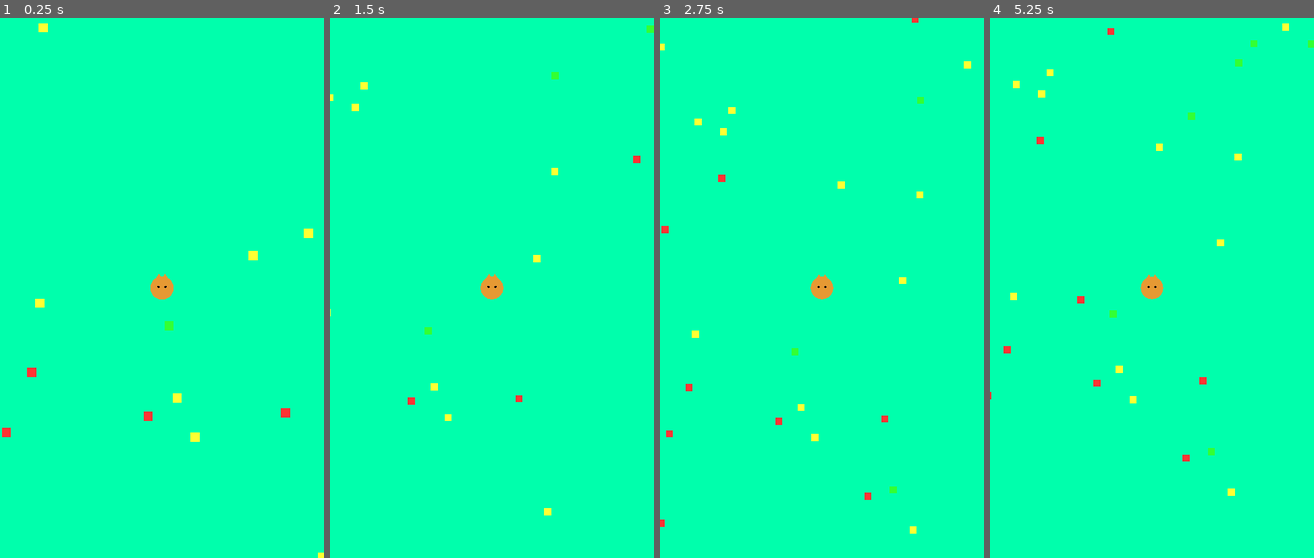
Above: before the commit, frames 1-4 (left to right).
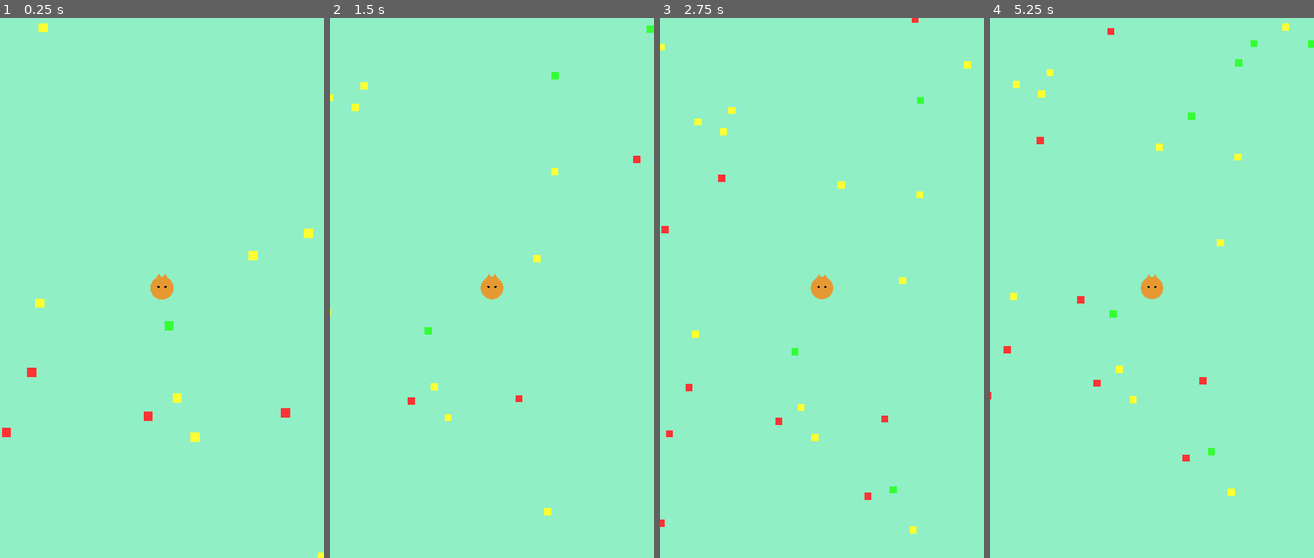
Above: after the commit, the same moments.

Repository: ArinaPig/Meown
Game: Godot game, scene res://scenes/minigames/catio/CatIO.tscn
Two runs of this game, one before a commit and one after it. Both use one fixed random seed, a clock stepped at 60 frames per second and the inputs below. The project has no main scene, so this scene is started directly.
Inputs (mouse positions are in pixels of both pictures, inside the frame that each line leads up to):
- Up to frame 1 (0.25 s): no input
- Up to frame 2 (1.5 s): move the mouse to (563, 261) at 0.52 s; click (563, 261) at 0.67 s; drag from (427, 315) to (492, 288) at 1.27 s
- Up to frame 3 (2.75 s): move the mouse to (854, 169) at 2.02 s; click (854, 169) at 2.17 s
- Up to frame 4 (5.25 s): drag from (1135, 396) to (990, 45) at 2.77 s; move the mouse to (1249, 369) at 3.52 s; click (1249, 369) at 3.67 s; drag from (1054, 207) to (1245, 541) at 4.27 s; move the mouse to (1168, 288) at 5.02 s; click (1168, 288) at 5.17 s

The runs differ from the first frame. In frame 1, 99% of the frame differs, in the area x 0-100%, y 0-100%; in frame 2, 99%; in frame 3, 99%; in frame 4, 99%.

Commit message:
match 3 assets

Diff:
--- a/scenes/minigames/catio/CatIO.tscn
+++ b/scenes/minigames/catio/CatIO.tscn
@@ -9,7 +9,7 @@
 food_scene = ExtResource("2_nsubi")
 
 [node name="Background" type="Polygon2D" parent="." unique_id=1920880520]
-color = Color(0, 1, 0.6745098, 1)
+color = Color(0.56755406, 0.93878883, 0.7734541, 1)
 polygon = PackedVector2Array(-1000, -1000, 1000, -1000, 1000, 1000, -1000, 1000)
 
 [node name="YSort" type="Node2D" parent="." unique_id=1471300549]
Binary file added: assets/minigames/match3/cat.png
Not shown, added: assets/minigames/match3/cat.png.import
Binary file added: assets/minigames/match3/cheese.png
Not shown, added: assets/minigames/match3/cheese.png.import
Binary file added: assets/minigames/match3/chicken.png
Not shown, added: assets/minigames/match3/chicken.png.import
Binary file added: assets/minigames/match3/cupcake.png
Not shown, added: assets/minigames/match3/cupcake.png.import
Binary file added: assets/minigames/match3/donut.png
Not shown, added: assets/minigames/match3/donut.png.import
Binary file added: assets/minigames/match3/fish.png
Not shown, added: assets/minigames/match3/fish.png.import
(and 7 more such lines)
